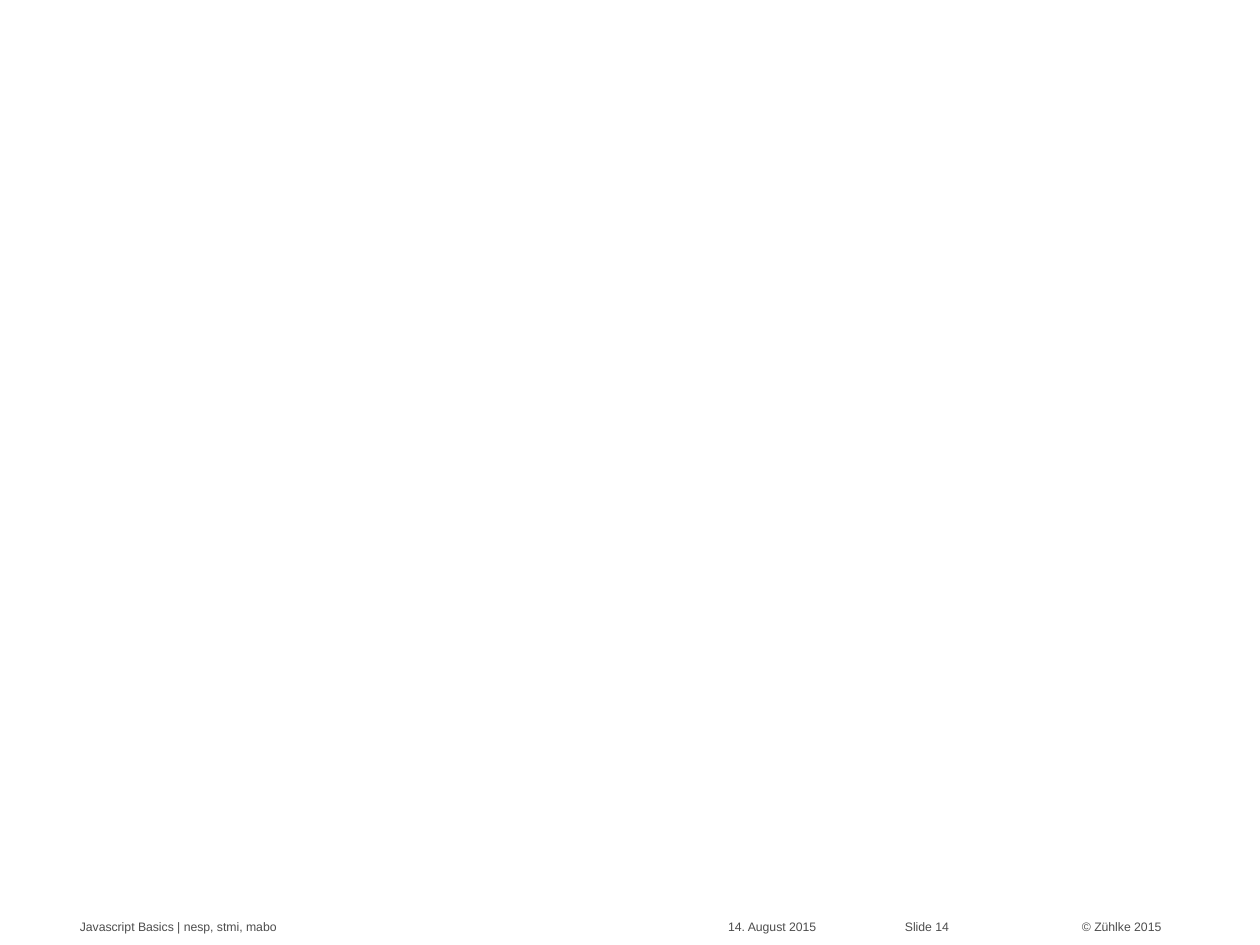
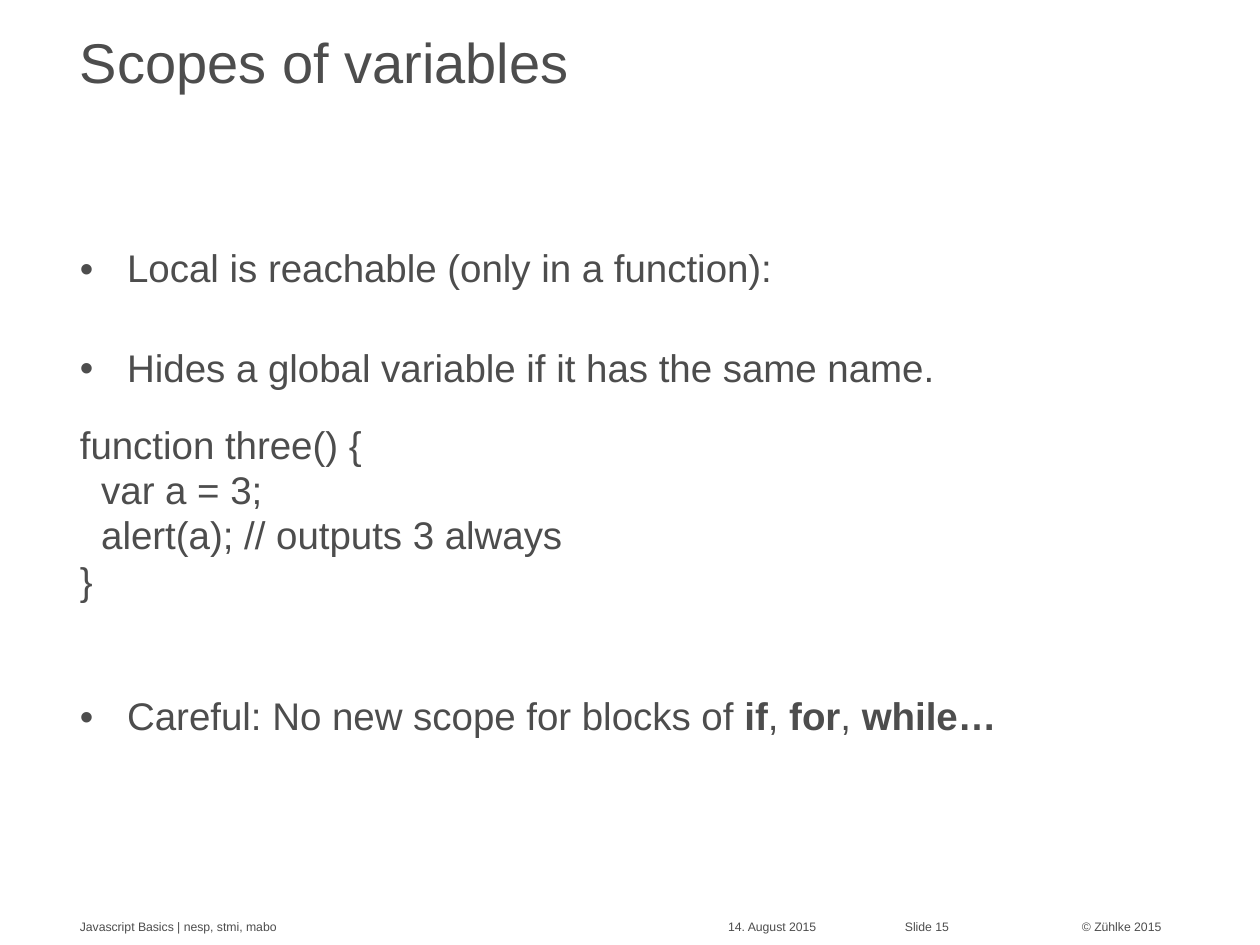
Before and after one commit to Zuehlke/security-onboarding, a slide deck: slide 15 of javascript_basics/Javascript Basics - basics.pptx (slide 14 before the commit). Drawn at 1260x945 pixels with LibreOffice and Linux fonts; fonts in the diff are those of the drawing; background and template pictures are left out. Boxes give left, top, right and bottom in pixels: in the first picture for what was removed or moved away, otherwise in the second. Text is boxed around its words. In the diff, an @@ line names an element or a change of style, - is before the commit and + after.

```diff
--- a/javascript_basics/Javascript Basics - basics.pptx
+++ b/javascript_basics/Javascript Basics - basics.pptx
@@ title added at [80,42,568,93], 32 pt, text #4D4D4D @@
+Scopes of variables
@@ text added at [80,254,997,738], 22 pt, text #4D4D4D @@
+• Local is reachable (only in a function):
+• Hides a global variable if it has the same name.
+function three() {
+var a = 3;
+alert(a); // outputs 3 always
+}
+• Careful: No new scope for blocks of if, for, while…
@@ page number at [905,922,949,931]: text changed @@
-Slide 14
+Slide 15
```
Also in this commit, not shown: 7 other slides changed, 1 slide added.
